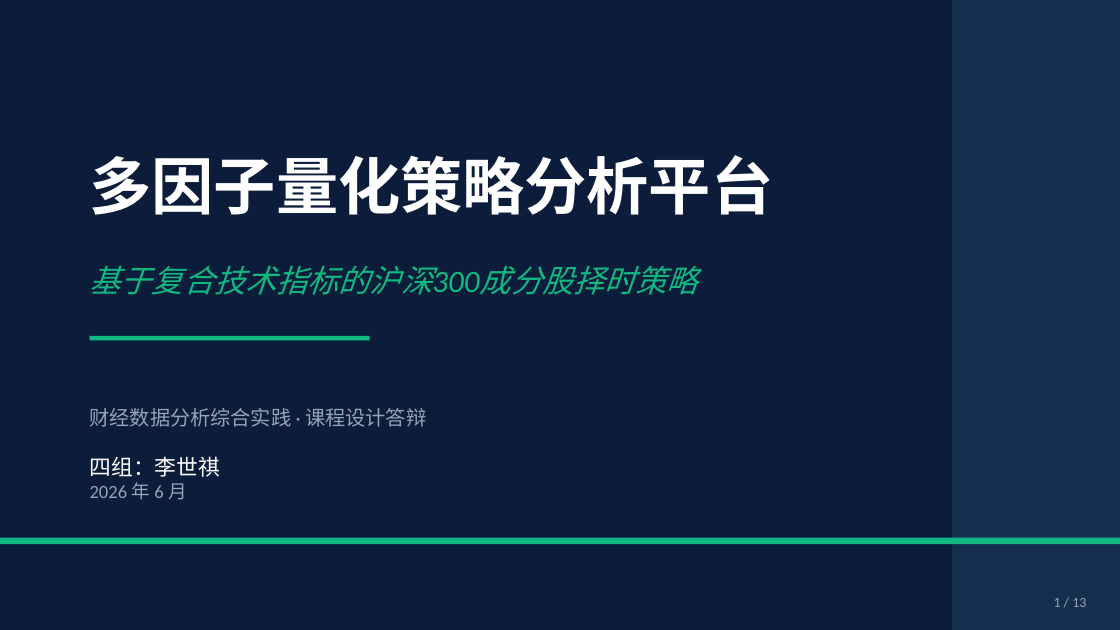
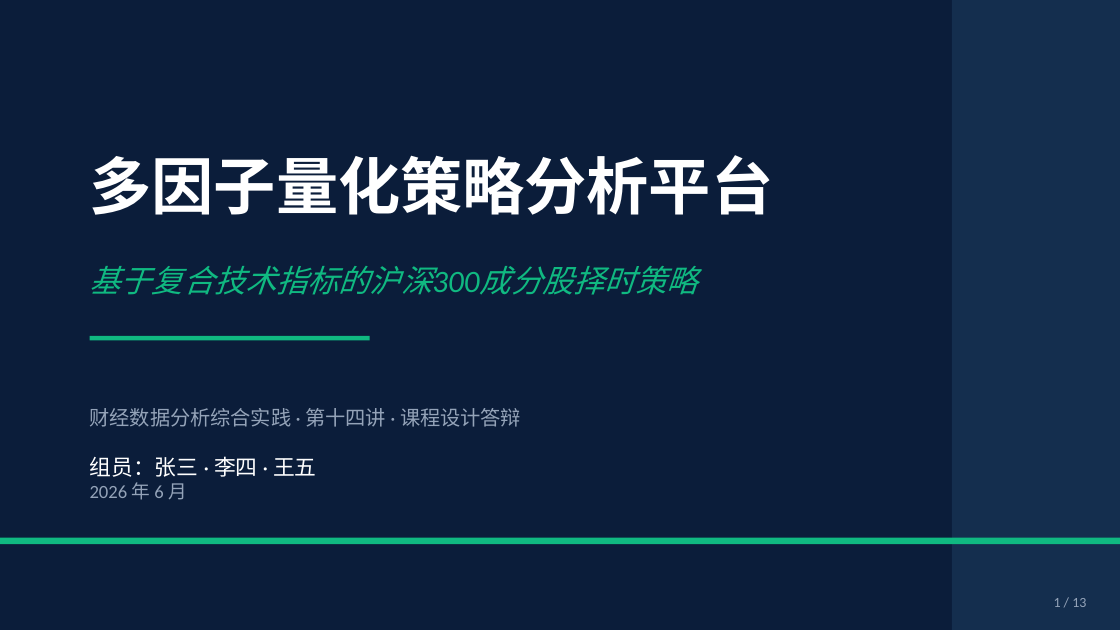
Before and after one commit to 7changecahng/quant-strategy, a slide deck: slide 1 of ppt/答辩PPT_v3.pptx. Drawn at 1120x630 pixels with LibreOffice and Linux fonts; fonts in the diff are those of the drawing. Boxes give left, top, right and bottom in pixels: in the first picture for what was removed or moved away, otherwise in the second. Text is boxed around its words. In the diff, an @@ line names an element or a change of style, - is before the commit and + after.

```diff
--- a/ppt/答辩PPT_v3.pptx
+++ b/ppt/答辩PPT_v3.pptx
@@ text at (90,408,521,477): text changed @@
-财经数据分析综合实践 · 课程设计答辩
-四组：李世祺
+财经数据分析综合实践 · 第十四讲 · 课程设计答辩
+组员：张三 · 李四 · 王五
```
Also in this commit, not shown: 6 other slides changed, 1 slide removed, 2 other files.
